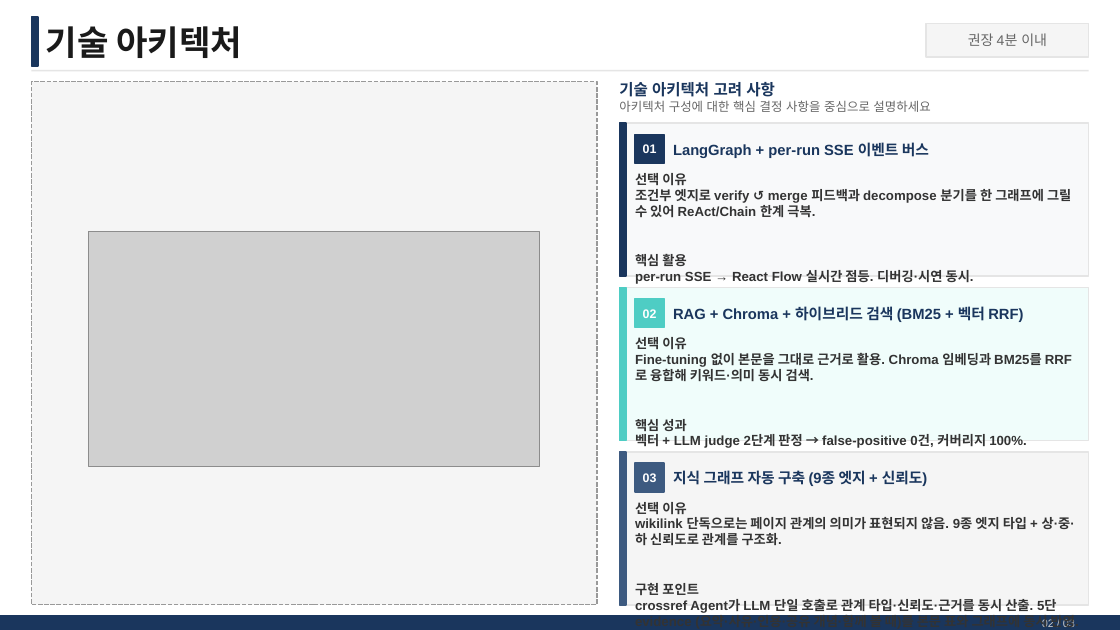
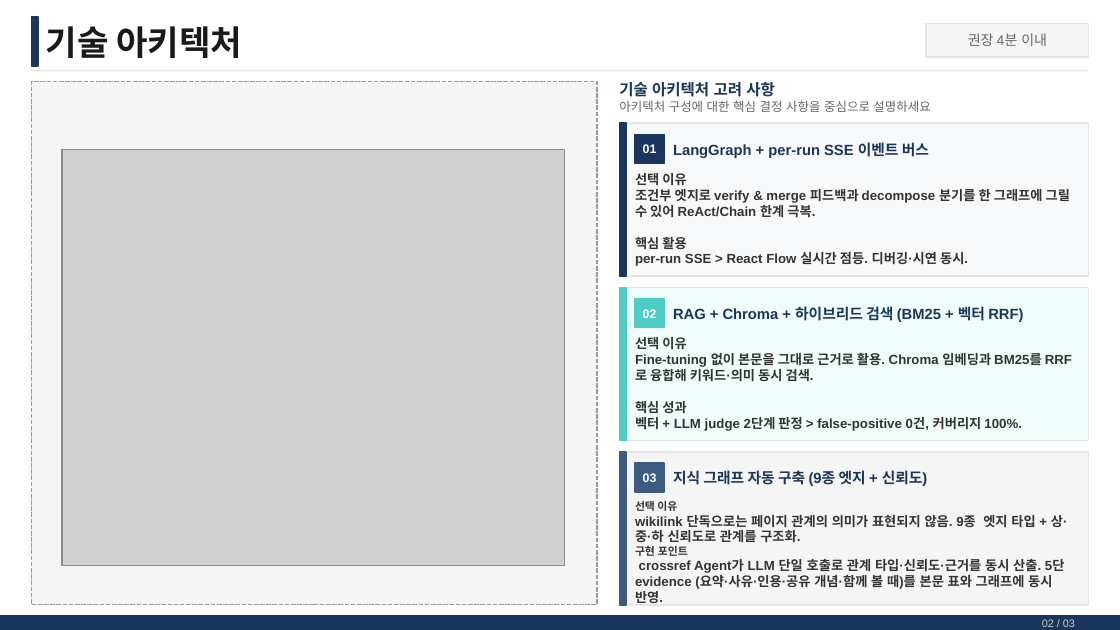
Before and after one commit to 1stguardleft/Project-Wiki-Manager, a slide deck: slide 3 of AI_Master_Project_최종발표_김종열_07131.pptx. Drawn at 1120x630 pixels with LibreOffice and Linux fonts; fonts in the diff are those of the drawing; grey boxes stand for pictures. Boxes give left, top, right and bottom in pixels: in the first picture for what was removed or moved away, otherwise in the second. Text is boxed around its words. In the diff, an @@ line names an element or a change of style, - is before the commit and + after.

```diff
--- a/AI_Master_Project_최종발표_김종열_07131.pptx
+++ b/AI_Master_Project_최종발표_김종열_07131.pptx
@@ picture: place and size @@
-picture at (88,231,540,466)
+picture at (62,150,564,566)
@@ text at (635,189,1070,217): text changed @@
-조건부 엣지로 verify ↺ merge 피드백과 decompose 분기를 한 그래프에 그릴 수 있어 ReAct/Chain 한계 극복.
+조건부 엣지로 verify & merge 피드백과 decompose 분기를 한 그래프에 그릴 수 있어 ReAct/Chain 한계 극복.
@@ text at (635,252,968,266): text changed @@
-per-run SSE → React Flow 실시간 점등. 디버깅·시연 동시.
+per-run SSE > React Flow 실시간 점등. 디버깅·시연 동시.
@@ text at (635,417,1021,431): text changed @@
-벡터 + LLM judge 2단계 판정 → false-positive 0건, 커버리지 100%.
+벡터 + LLM judge 2단계 판정 > false-positive 0건, 커버리지 100%.
@@ text at (635,501,688,556): size 8.5 to 7 pt in "선택 이유", "구현 포인트" @@
```
Also in this commit, not shown: 2 other slides changed, 1 slide added, 32 other files.
